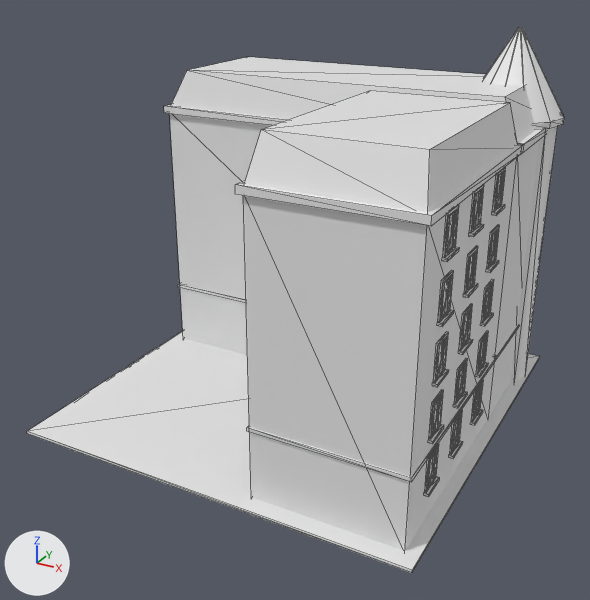
The glTF model assets/models/ce_apartment_block.glb as it was, and as the next commit left it.
One viewpoint serves both versions: a 50 mm camera at (7.06, -13.24, 8.7) aimed at (0.08, -0.56, 2.36). Every picture has the same lights, and +X, +Y and +Z are marked at lower left. The older version comes first. Mesh edges are drawn as thin lines. Where no turn or scale is listed for an object, it has been applied to the vertices. Vertices at exactly the same position are counted once.

Objects in the first picture: 'Ce_apartment_block'.
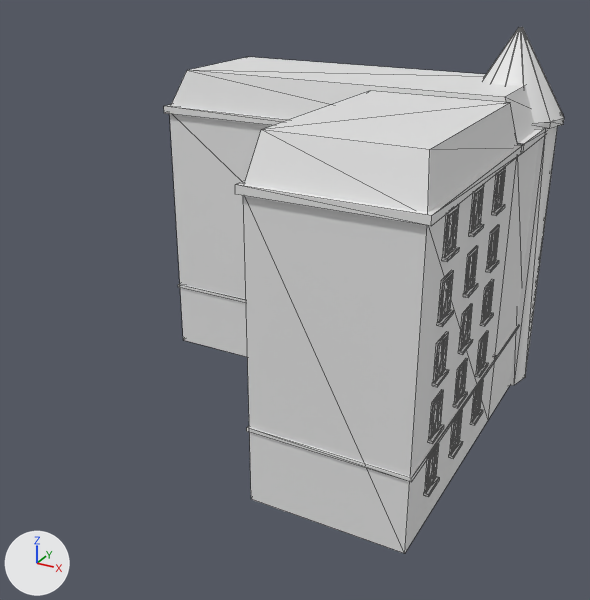
Location of each change, [x1, y1, x2, y2] in pixels of the pictures (590 x 600 px):
'Ce_apartment_block', reshaped (25% narrower)
    before: [27, 27, 564, 573]
    after: [164, 27, 564, 553]
part 1 of me_ce_apartment_block, deleted
    before: [27, 331, 540, 573]

Diff of the bpy script that builds the scene:
```diff
--- a/assets/models/ce_apartment_block.glb.py
+++ b/assets/models/ce_apartment_block.glb.py
@@ me_ce_apartment_block @@
 # used by ob_ce_apartment_block; location = (0.0, 0.0, 0.0)
-me_ce_apartment_block.from_pydata(...)  # 2353 vertices, 3566 faces; spans x -3.95..4.0, y -3.95..4.02, z 0.0..7.22
+me_ce_apartment_block.from_pydata(...)  # 2345 vertices, 3554 faces; spans x -3.78..4.0, y -3.68..4.02, z 0.0..7.22
+# me_ce_apartment_block part 1: the loose piece of 8 vertices spanning x -3.95..3.95, y -3.95..3.95, z 0.0..0.05 is deleted
 me_ce_apartment_block.materials.append(mat_unit)
```
